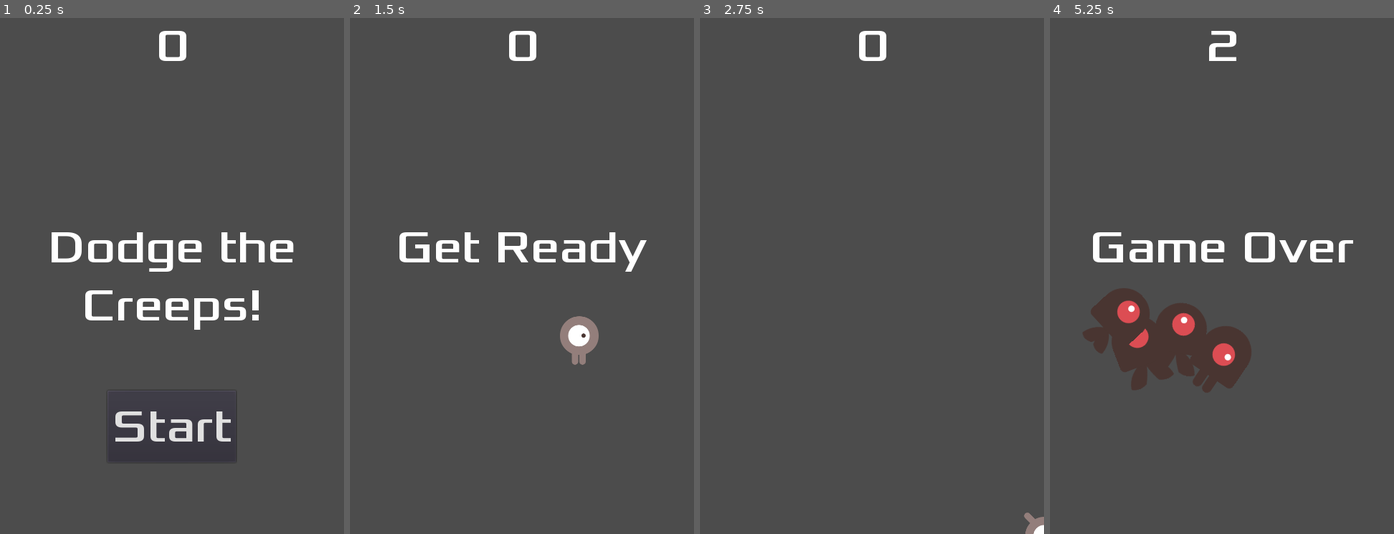
Above: before the commit, frames 1-4 (left to right).
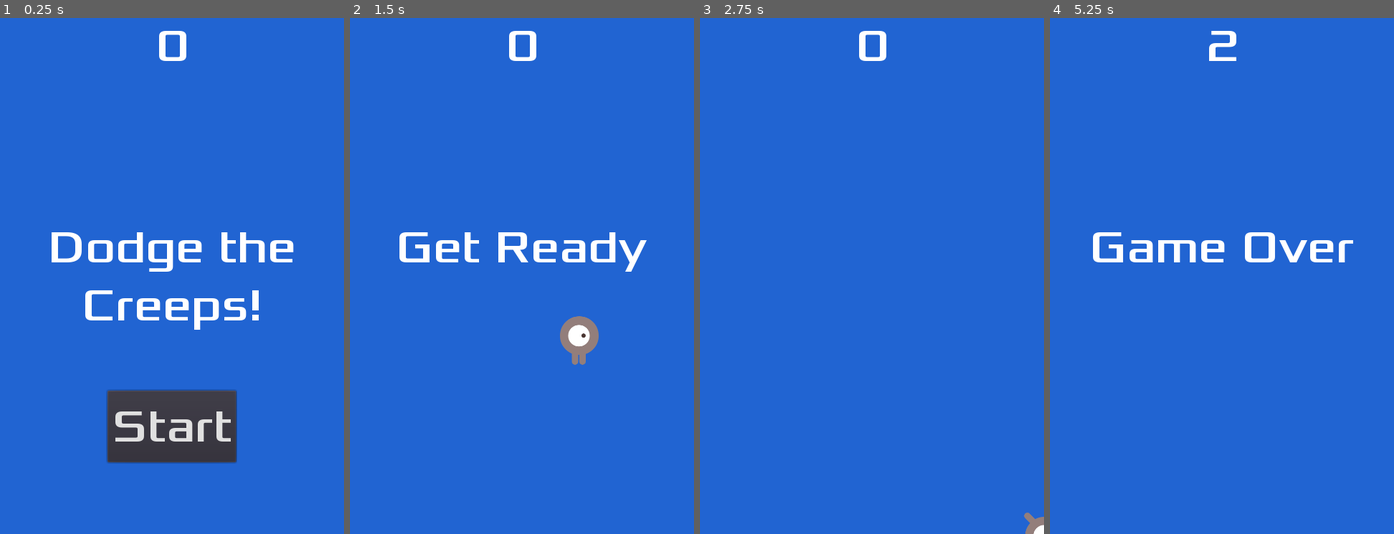
Above: after the commit, the same moments.

Repository: vitran96/dodge
Game: Godot game, scene res://Main.tscn
The game is run twice, just before and just after one commit, with the same random seed, the same clock (stepped at 60 frames per second) and the same inputs.
Inputs:
- Up to frame 1 (0.25 s): no input
- Up to frame 2 (1.5 s): click "Start" at 0.5 s; tap Enter at 1.25 s; hold Right (ui_right) from 1.28 s (still down)
- Up to frame 3 (2.75 s): release Right (ui_right) at 2.03 s; hold Down (ui_down) from 2.03 s (still down)
- Up to frame 4 (5.25 s): release Down (ui_down) at 2.78 s; hold Right (ui_right) 2.78-3.53 s; hold Up (ui_up) 3.53-4.28 s; hold Left (ui_left) from 4.28 s (still down)

The runs differ from the first frame. In frame 1, 92% of the frame differs, in the area x 0-100%, y 0-100%; in frame 2, 98%; in frame 3, 100%; in frame 4, 98%.

Commit message:
finishing up

Diff:
--- a/HUD.tscn
+++ b/HUD.tscn
@@ -6,6 +6,12 @@
 [sub_resource type="DynamicFont" id=1]
 size = 64
 font_data = ExtResource( 1 )
+
+[sub_resource type="InputEventAction" id=2]
+action = "ui_select"
+
+[sub_resource type="ShortCut" id=3]
+shortcut = SubResource( 2 )
 
 [node name="HUD" type="CanvasLayer"]
 script = ExtResource( 2 )
@@ -47,6 +53,7 @@
 margin_bottom = -100.0
 rect_scale = Vector2( 0.997206, 1 )
 custom_fonts/font = SubResource( 1 )
+shortcut = SubResource( 3 )
 text = "Start"
 __meta__ = {
 "_edit_use_anchors_": false
--- a/Main.gd
+++ b/Main.gd
@@ -9,23 +9,27 @@
 #    new_game()
 #    $Player.hide()
 
-func _on_Player_hit() -> void:
-    game_over()
-
-func game_over() -> void:
-    $ScoreTimer.stop()
-    $MobTimer.stop()
-    $HUD.show_game_over()
-
 func _on_HUD_start_game():
     new_game()
 
 func new_game() -> void:
+    $Music.play()
     score = 0
     $Player.start($StartPosition.position)
     $StartTimer.start()
     $HUD.update_score(score)
     $HUD.show_message("Get Ready")
+
+func _on_Player_hit() -> void:
+    game_over()
+
+func game_over() -> void:
+    $DeathSound.play()
+    $ScoreTimer.stop()
+    $MobTimer.stop()
+    $HUD.show_game_over()
+    get_tree().call_group("mobs", "queue_free")
+    $Music.stop()
 
 func _on_StartTimer_timeout():
     $MobTimer.start()
--- a/Main.tscn
+++ b/Main.tscn
@@ -1,9 +1,11 @@
-[gd_scene load_steps=6 format=2]
+[gd_scene load_steps=8 format=2]
 
 [ext_resource path="res://Player.tscn" type="PackedScene" id=1]
 [ext_resource path="res://Main.gd" type="Script" id=2]
 [ext_resource path="res://Mob.tscn" type="PackedScene" id=3]
 [ext_resource path="res://HUD.tscn" type="PackedScene" id=4]
+[ext_resource path="res://dodge_assets/art/House In a Forest Loop.ogg" type="AudioStream" id=5]
+[ext_resource path="res://dodge_assets/art/gameover.wav" type="AudioStream" id=6]
 
 [sub_resource type="Curve2D" id=1]
 _data = {
@@ -13,6 +15,14 @@
 [node name="Main" type="Node"]
 script = ExtResource( 2 )
 Mob = ExtResource( 3 )
+
+[node name="ColorRect" type="ColorRect" parent="."]
+anchor_right = 1.0
+anchor_bottom = 1.0
+color = Color( 0.133333, 0.396078, 0.827451, 1 )
+__meta__ = {
+"_edit_use_anchors_": false
+}
 
 [node name="Player" parent="." instance=ExtResource( 1 )]
 
@@ -37,6 +47,12 @@
 
 [node name="HUD" parent="." instance=ExtResource( 4 )]
 
+[node name="Music" type="AudioStreamPlayer" parent="."]
+stream = ExtResource( 5 )
+
+[node name="DeathSound" type="AudioStreamPlayer" parent="."]
+stream = ExtResource( 6 )
+
 [connection signal="hit" from="Player" to="." method="_on_Player_hit"]
 [connection signal="timeout" from="MobTimer" to="." method="_on_MobTimer_timeout"]
 [connection signal="timeout" from="ScoreTimer" to="." method="_on_ScoreTimer_timeout"]
--- a/Mob.tscn
+++ b/Mob.tscn
@@ -10,14 +10,14 @@
 
 [sub_resource type="SpriteFrames" id=1]
 animations = [ {
+"frames": [ ExtResource( 6 ), ExtResource( 1 ) ],
+"loop": true,
+"name": "fly",
+"speed": 3.0
+}, {
 "frames": [ ExtResource( 4 ), ExtResource( 5 ) ],
 "loop": true,
 "name": "walk",
-"speed": 3.0
-}, {
-"frames": [ ExtResource( 6 ), ExtResource( 1 ) ],
-"loop": true,
-"name": "fly",
 "speed": 3.0
 }, {
 "frames": [ ExtResource( 3 ), ExtResource( 2 ) ],
@@ -27,10 +27,12 @@
 } ]
 
 [sub_resource type="CapsuleShape2D" id=2]
-radius = 33.1541
-height = 29.6748
+radius = 34.1012
+height = 23.4838
 
-[node name="Mob" type="RigidBody2D"]
+[node name="Mob" type="RigidBody2D" groups=[
+"mobs",
+]]
 collision_mask = 0
 gravity_scale = 0.0
 script = ExtResource( 7 )
--- a/Player.gd
+++ b/Player.gd
@@ -46,7 +46,7 @@
         $AnimatedSprite.flip_v = velocity.y > 0
 
 
-func _on_Player_body_entered(body):
+func _on_Player_body_entered(_body):
     hide()  # Player disappears after being hit.
     emit_signal("hit")
     $CollisionShape2D.set_deferred("disabled", true)
Not shown: 1 places in HUD.tscn that only renumber resources
